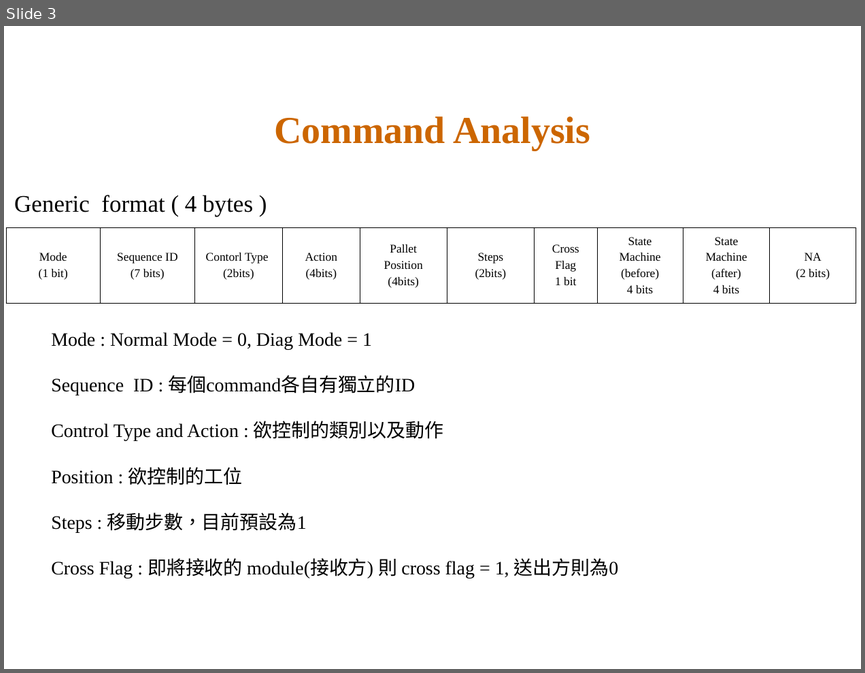
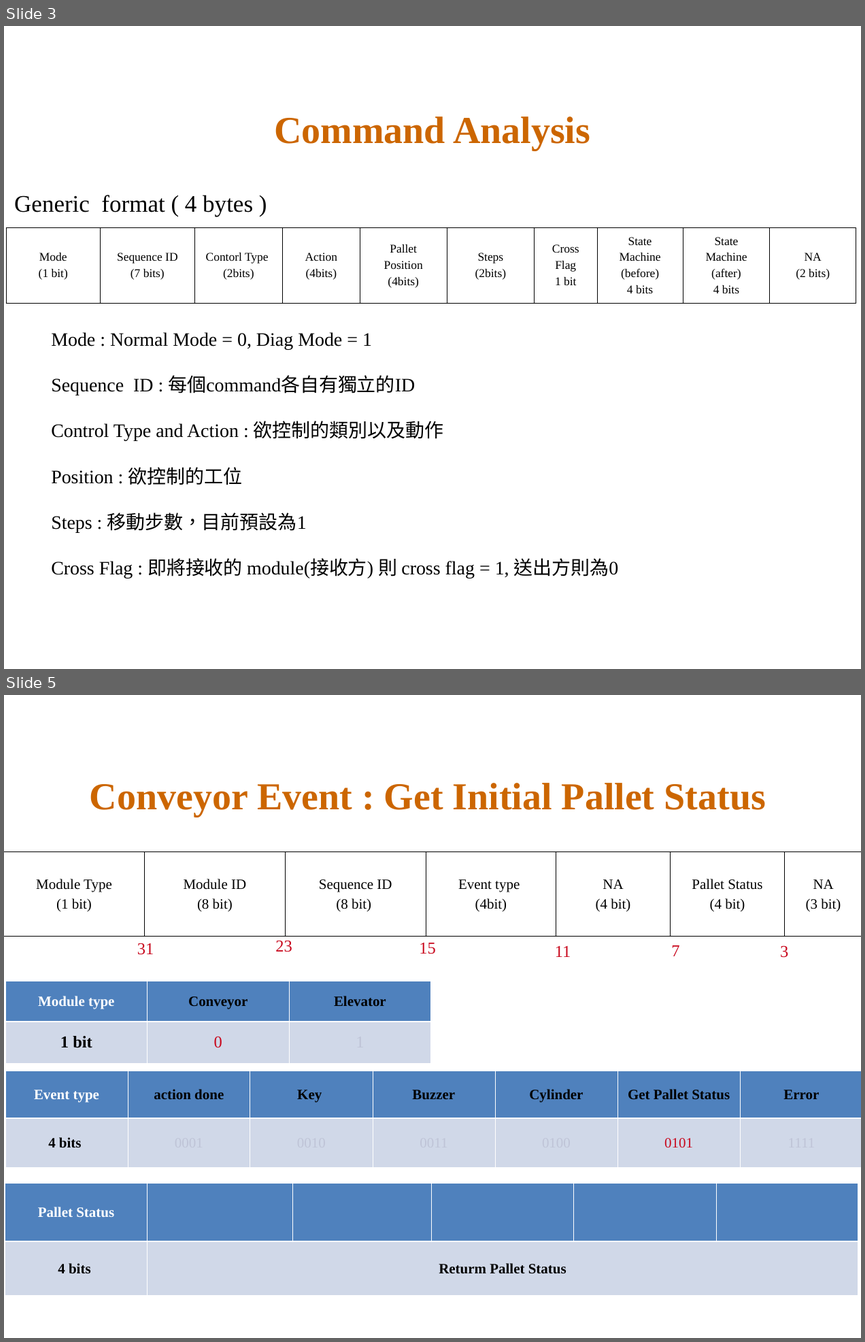
Before and after one commit to WuminWu/IACT_SmartConveyor, a slide deck: Smart Conveyor - 通訊協定封包格式.ppt. Shown one above the other, each under a label of ours: slide 3 before the commit, slides 3 and 5 after it; the slides between them are not shown. The pictures are 865x673 and 865x1342 pixels, drawn with LibreOffice and Linux fonts; fonts in the diff are those of the drawing; background and template pictures are left out. Boxes give left, top, right and bottom in pixels: in the first picture for what was removed or moved away, otherwise in the second. Text is boxed around its words. In the diff, an @@ line names an element or a change of style, - is before the commit and + after.

Commit message:
New Function :  getInitPalletStatus

```diff
--- a/Smart Conveyor - 通訊協定封包格式.ppt
+++ b/Smart Conveyor - 通訊協定封包格式.ppt
@@ slide 5 added at box(4, 695, 861, 1338), background #FFFFFF @@
@@ title added at box(90, 783, 766, 816), 32 pt, text #CC6600, bold @@
+Conveyor Event : Get Initial Pallet Status
@@ table added at box(4, 852, 861, 936), 1 rows, 7 columns @@
+Module Type / (1 bit) | Module ID / (8 bit) | Sequence ID / (8 bit) | Event type / (4bit) | NA / (4 bit) | Pallet Status / (4 bit) | NA / (3 bit)
@@ text added at box(137, 943, 154, 955), 14 pt, text #C9091E @@
+31
@@ text added at box(275, 940, 292, 952), 14 pt, text #C9091E @@
+23
@@ text added at box(419, 943, 436, 954), 14 pt, text #C9091E @@
+15
@@ text added at box(555, 946, 571, 957), 14 pt, text #C9091E @@
+11
@@ text added at box(671, 945, 679, 956), 14 pt, text #C9091E @@
+7
@@ text added at box(780, 945, 788, 957), 14 pt, text #C9091E @@
+3
@@ table added at box(6, 981, 430, 1064), 2 rows, 3 columns @@
+Module type | Conveyor | Elevator
+1 bit | 0 | 1
@@ table added at box(6, 1070, 861, 1167), 2 rows, 7 columns @@
+Event type | action done | Key | Buzzer | Cylinder | Get Pallet Status | Error
+4 bits | 0001 | 0010 | 0011 | 0100 | 0101 | 1111
@@ table added at box(5, 1183, 857, 1295), 2 rows, 6 columns @@
+Pallet Status |  |  |  |  | 
+4 bits | Returm Pallet Status |  |  |  | 
```
Also in this commit, not shown: 1 slide changed, 5 other slides added, 25 other files.
